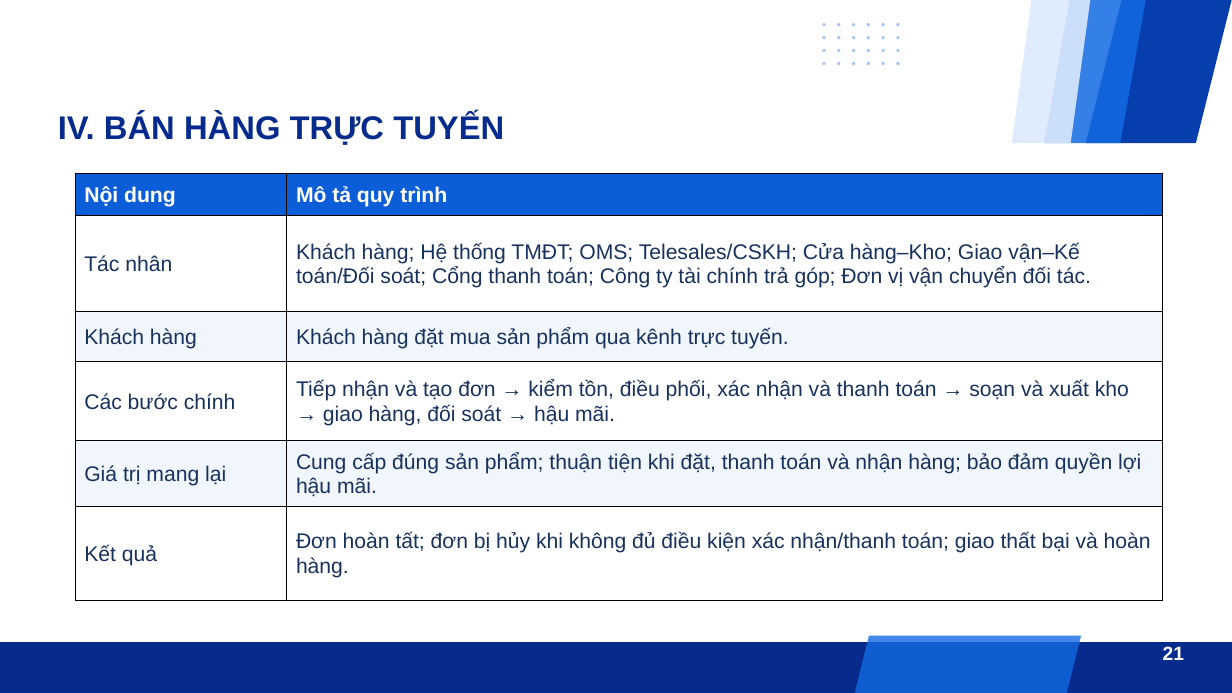
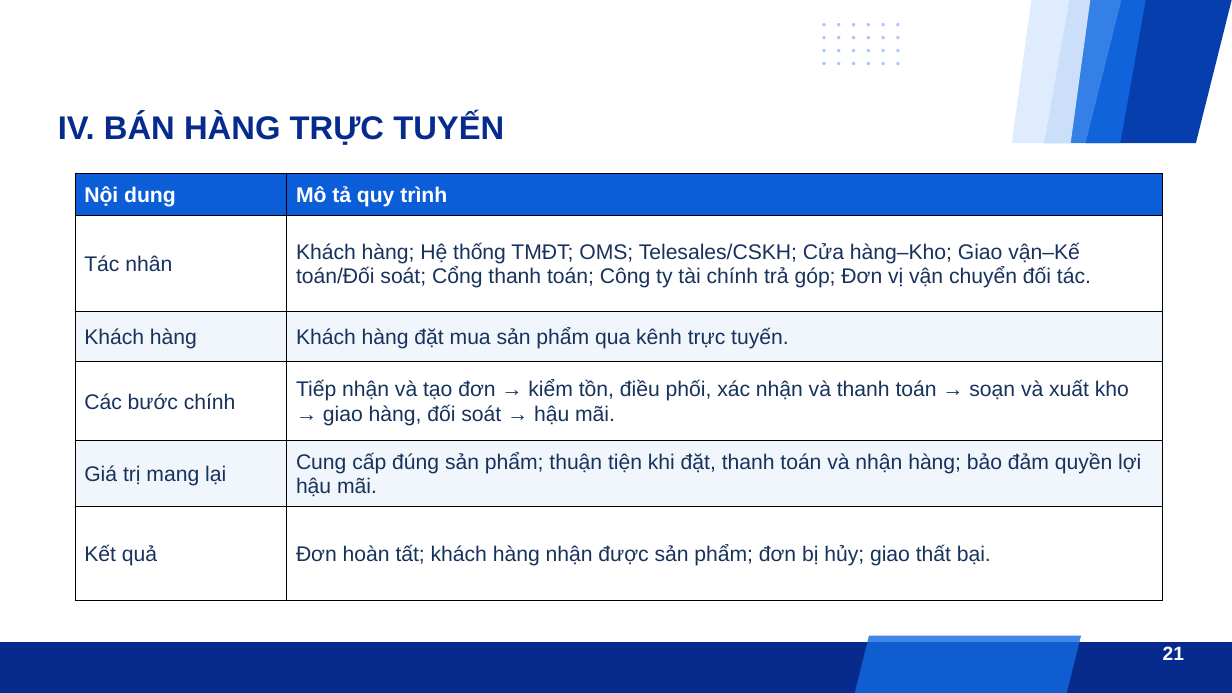
Before and after one commit to PhatOmachi/IE203.F34.LT.CNTT, a slide deck: slide 21 of NHOM8_TIM_HIEU_HE_THONG_QUY_TRINH_NGHIEP_VU_FPT.pptx. Drawn at 1232x693 pixels with LibreOffice and Linux fonts; fonts in the diff are those of the drawing. Boxes give left, top, right and bottom in pixels: in the first picture for what was removed or moved away, otherwise in the second. Text is boxed around its words. In the diff, an @@ line names an element or a change of style, - is before the commit and + after.

```diff
--- a/NHOM8_TIM_HIEU_HE_THONG_QUY_TRINH_NGHIEP_VU_FPT.pptx
+++ b/NHOM8_TIM_HIEU_HE_THONG_QUY_TRINH_NGHIEP_VU_FPT.pptx
@@ table at (75, 174, 1163, 601) @@
-row 6, column 2: Đơn hoàn tất; đơn bị hủy khi không đủ điều kiện xác nhận/thanh toán; giao thất bại và hoàn hàng.
+row 6, column 2: Đơn hoàn tất; khách hàng nhận được sản phẩm; đơn bị hủy; giao thất bại.
```
Also in this commit, not shown: 6 other slides changed, 1 other file.
